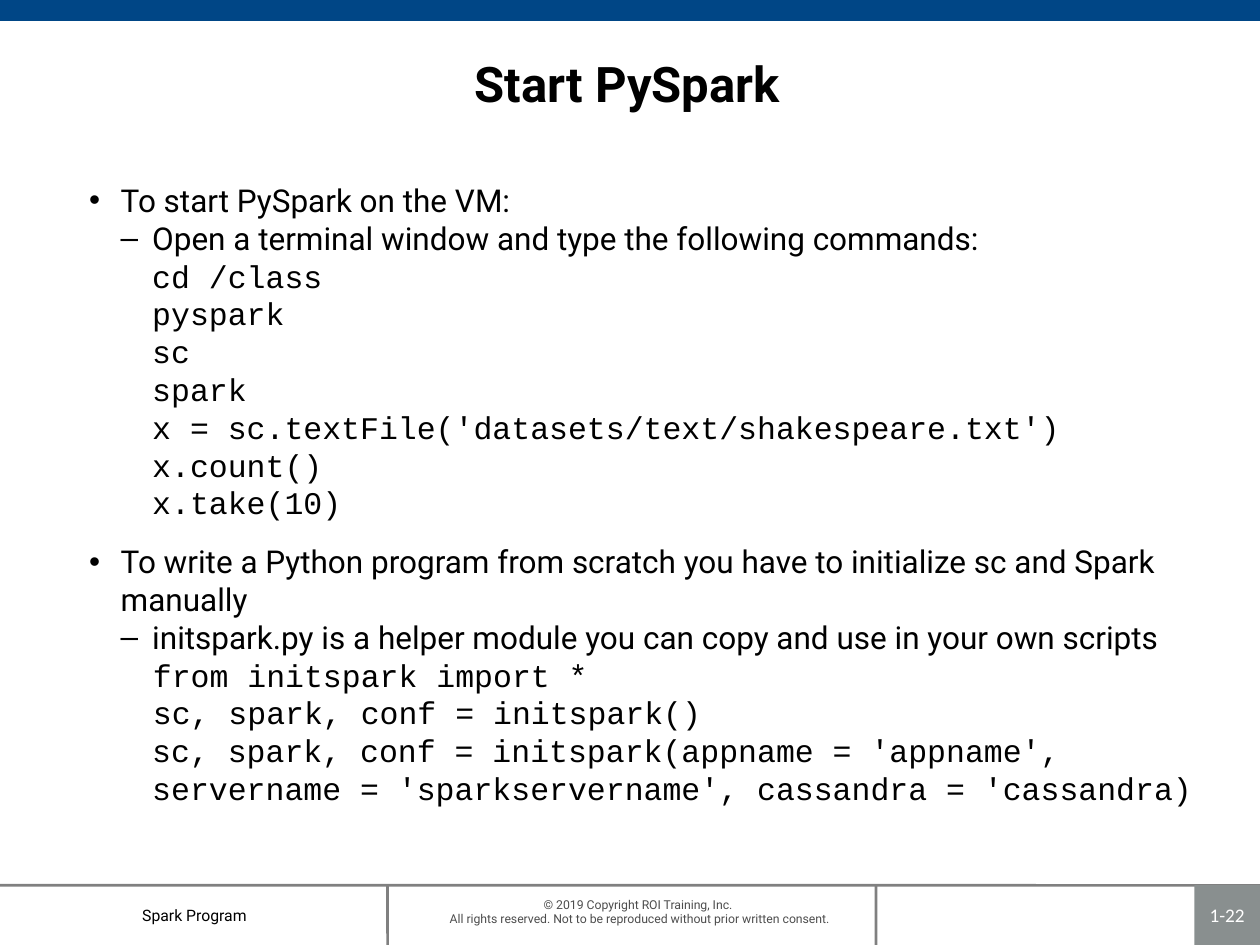
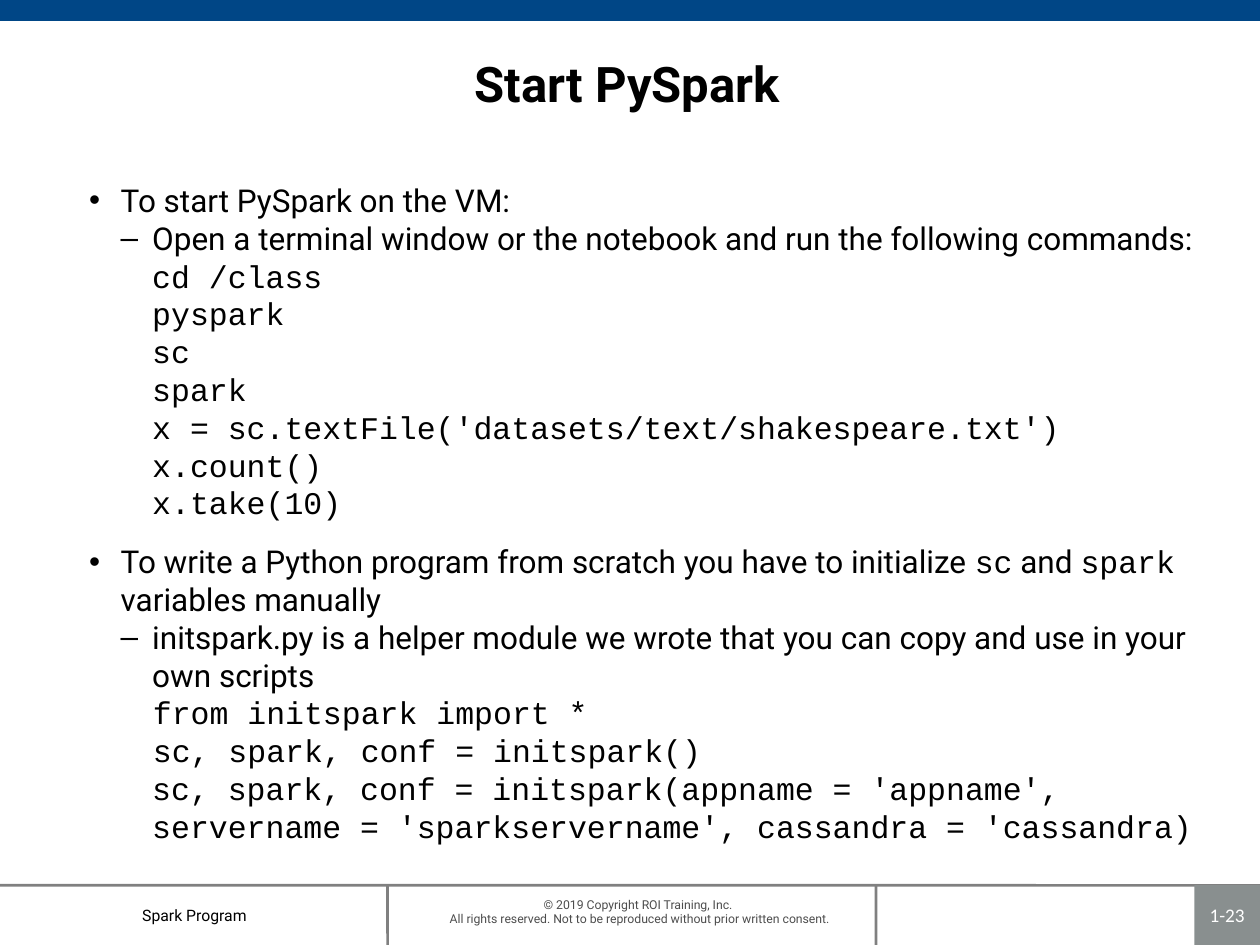
Before and after one commit to roitraining/SparkProgram, a slide deck: slide 23 of Day1/Day1_IntroToSpark.pptx (slide 22 before the commit). Drawn at 1260x945 pixels with LibreOffice and Linux fonts; fonts in the diff are those of the drawing; background and template pictures are left out. Boxes give left, top, right and bottom in pixels: in the first picture for what was removed or moved away, otherwise in the second. Text is boxed around its words. In the diff, an @@ line names an element or a change of style, - is before the commit and + after.

```diff
--- a/Day1/Day1_IntroToSpark.pptx
+++ b/Day1/Day1_IntroToSpark.pptx
@@ text at (x1=152, y1=226, x2=1193, y2=257): text changed @@
-  – Open a terminal window and type the following commands:
+  – Open a terminal window or the notebook and run the following commands:
@@ text at (x1=121, y1=549, x2=1186, y2=694): text changed @@
-• To write a Python program from scratch you have to initialize sc and Spark manually
-  – initspark.py is a helper module you can copy and use in your own scripts
+• To write a Python program from scratch you have to initialize sc and spark variables manually
+  – initspark.py is a helper module we wrote that you can copy and use in your own scripts
@@ page number at (x1=1210, y1=909, x2=1245, y2=922): text changed @@
-1-22
+1-23
```
Also in this commit, not shown: 10 other slides changed, 1 slide added.
